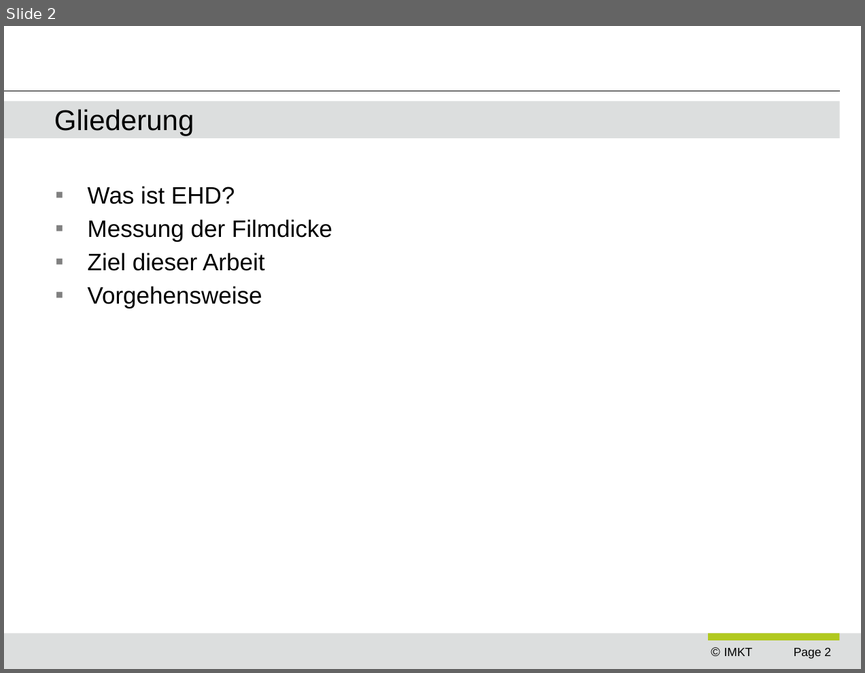
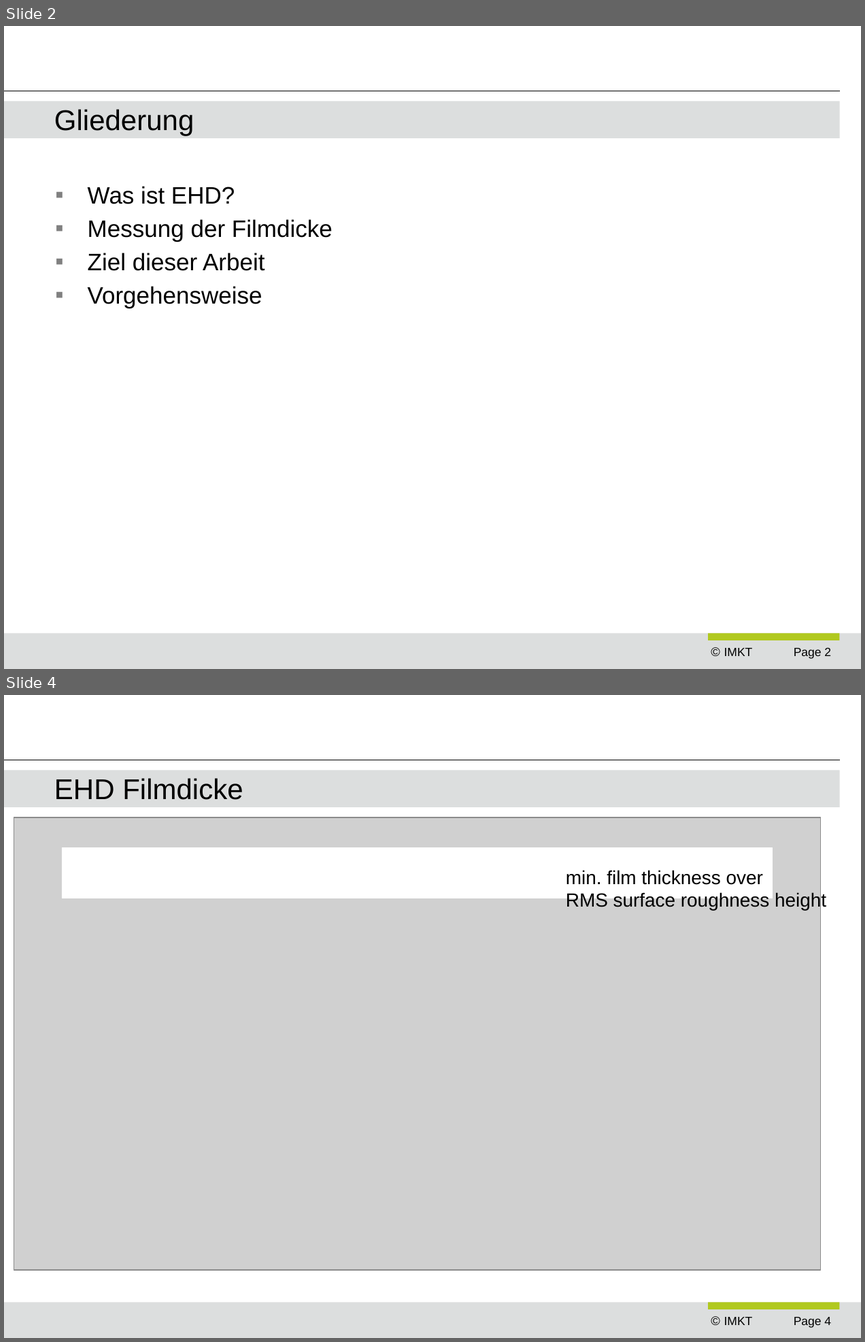
Before and after one commit to ngocminhdao88/dao_masterarbeit, a slide deck: presentations/ziel_der_arbeit_vw.pptx. Shown one above the other, each under a label of ours: slide 2 before the commit, slides 2 and 4 after it; the slides between them are not shown. The pictures are 865x673 and 865x1342 pixels, drawn with LibreOffice and Linux fonts; fonts in the diff are those of the drawing; grey boxes stand for pictures; background and template pictures are left out. Boxes give left, top, right and bottom in pixels: in the first picture for what was removed or moved away, otherwise in the second. Text is boxed around its words. In the diff, an @@ line names an element or a change of style, - is before the commit and + after.

```diff
--- a/presentations/ziel_der_arbeit_vw.pptx
+++ b/presentations/ziel_der_arbeit_vw.pptx
@@ slide 4 added at (4, 695, 861, 1338), background #FFFFFF; not listed: 7 template elements that a slide beside it also shows @@
@@ title added at (54, 778, 243, 800), 24 pt, text #000000 @@
+EHD Filmdicke
@@ picture added at (14, 817, 821, 1270) @@
@@ rectangle added at (62, 847, 772, 898), fill #FFFFFF, outline #FFFFFF 0.75 pt @@
@@ text added at (566, 870, 826, 911), 16 pt, text #000000 @@
+min. film thickness over
+RMS surface roughness height
```
Also in this commit, not shown: 5 slides changed, 1 other slide added, 10 other files.
